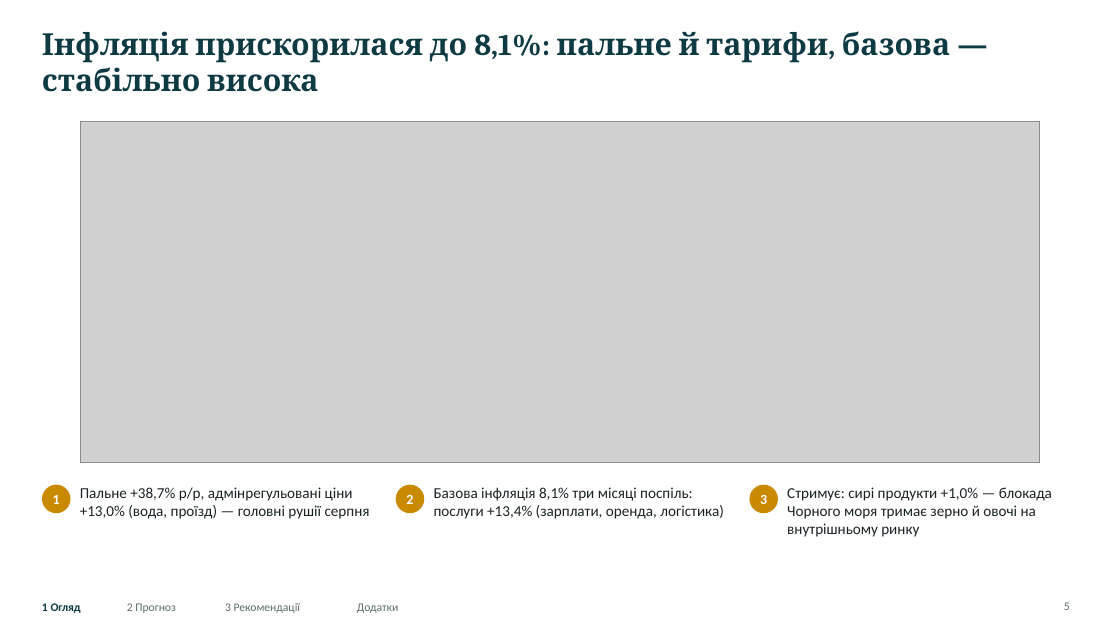
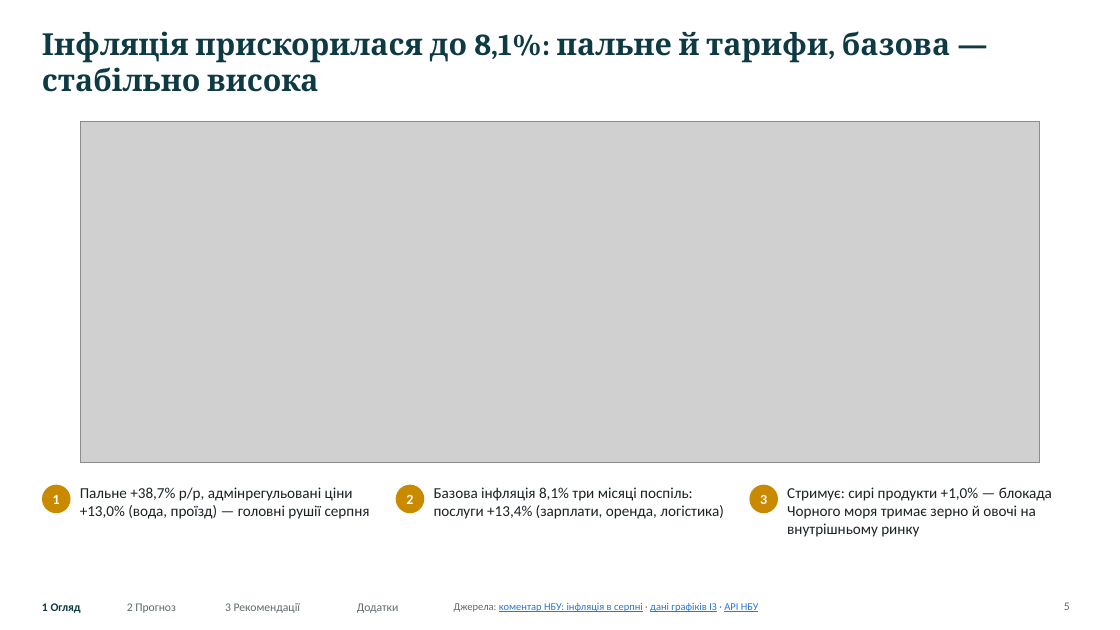
Before and after one commit to caplitt/nbu-challenge-2026, a slide deck: slide 5 of presentation/NBU_University_Challenge_2026.pptx. Drawn at 1120x630 pixels with LibreOffice and Linux fonts; fonts in the diff are those of the drawing; grey boxes stand for pictures. Boxes give left, top, right and bottom in pixels: in the first picture for what was removed or moved away, otherwise in the second. Text is boxed around its words. In the diff, an @@ line names an element or a change of style, - is before the commit and + after.

```diff
--- a/presentation/NBU_University_Challenge_2026.pptx
+++ b/presentation/NBU_University_Challenge_2026.pptx
@@ text added at (x1=454, y1=603, x2=759, y2=612), 9 pt, text #2A78D6, underline @@
+Джерела: коментар НБУ: інфляція в серпні · дані графіків ІЗ · API НБУ
```
Also in this commit, not shown: 25 other slides changed, 13 other files.
